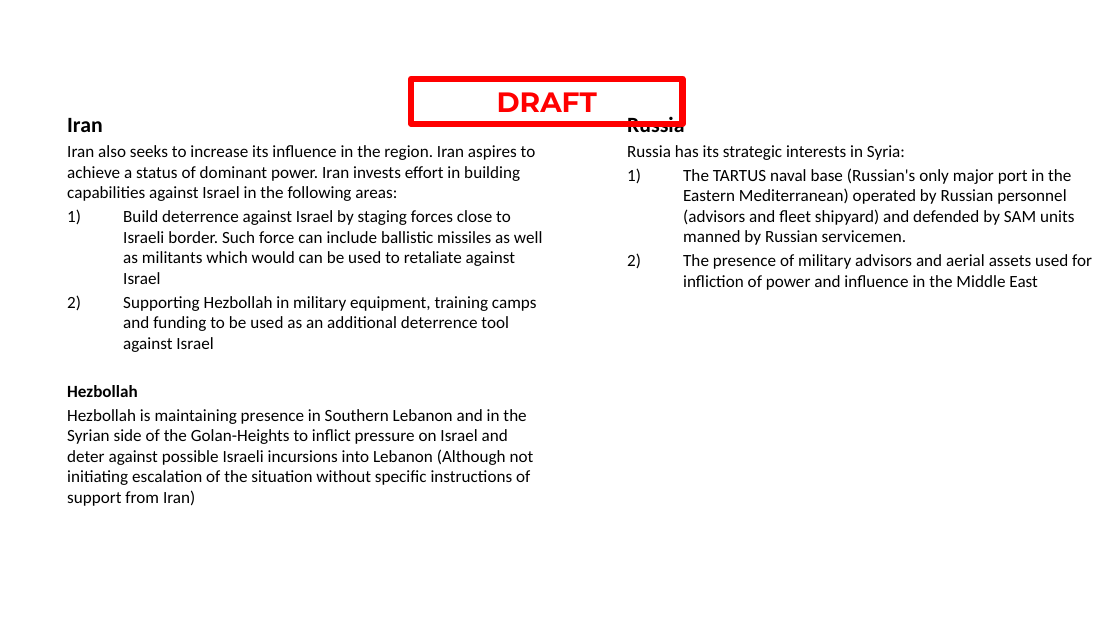
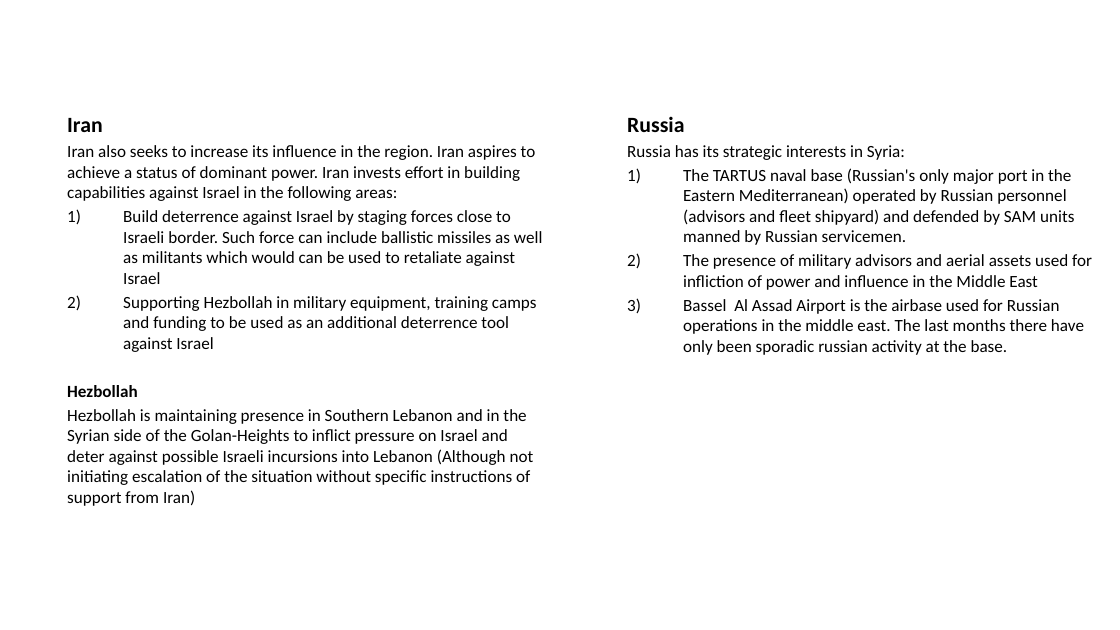
Before and after one commit to 132nd-vWing/OPAR-Brief, a slide deck: slide 10 of UNDER DEVELOPMENT/132nd OP ACTIVE RESOLVE Introduction Brief.pptx (slide 13 before the commit). Drawn at 1120x630 pixels with LibreOffice and Linux fonts; fonts in the diff are those of the drawing; background and template pictures are left out. Boxes give left, top, right and bottom in pixels: in the first picture for what was removed or moved away, otherwise in the second. Text is boxed around its words. In the diff, an @@ line names an element or a change of style, - is before the commit and + after.

```diff
--- a/UNDER DEVELOPMENT/132nd OP ACTIVE RESOLVE Introduction Brief.pptx
+++ b/UNDER DEVELOPMENT/132nd OP ACTIVE RESOLVE Introduction Brief.pptx
@@ rectangle removed at (x1=411, y1=78, x2=682, y2=123) @@
-DRAFT
@@ text at (x1=683, y1=299, x2=1084, y2=355): paragraph added @@
+3) Bassel Al Assad Airport is the airbase used for Russian operations in the middle east. The last months there have only been sporadic russian activity at the base.
```
Also in this commit, not shown: 18 other slides changed, 4 slides removed, 1 other file.
